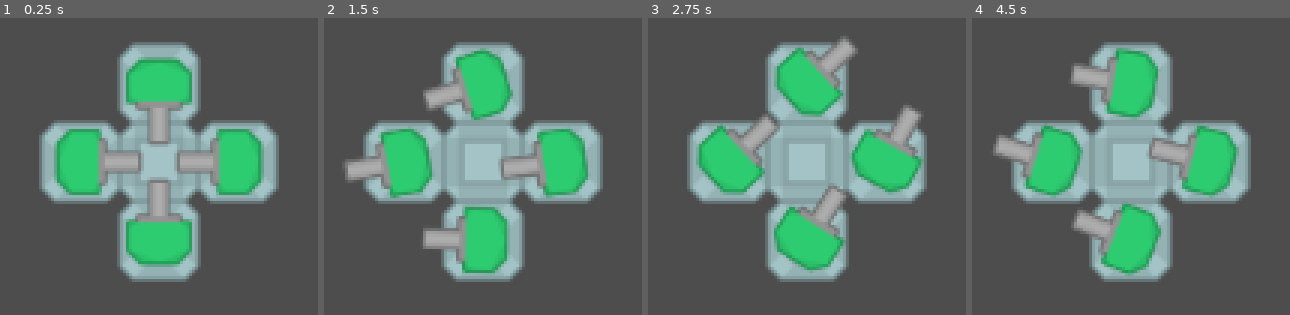
Above: before the commit, frames 1-4 (left to right).
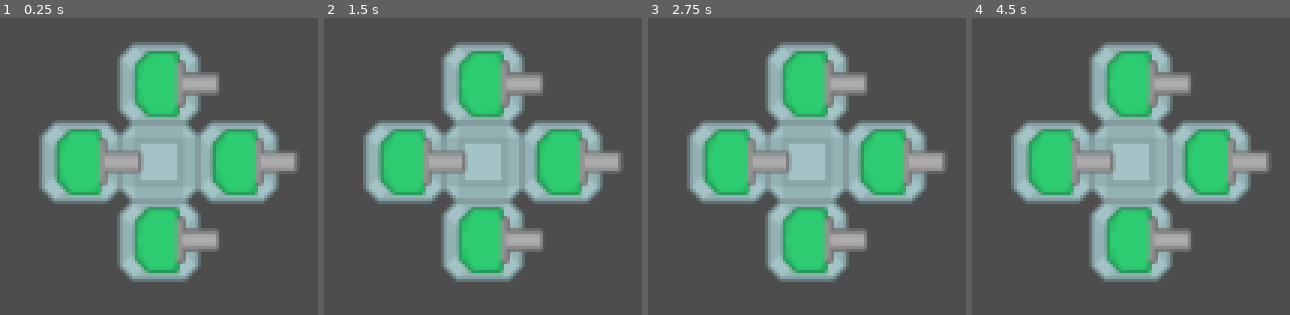
Above: after the commit, the same moments.

Repository: Quilfort/gamedevjs-2025
Game: Godot game, scene res://Scenes/battlefield.tscn
Two runs of this game, one before a commit and one after it. Both use one fixed random seed, a clock stepped at 60 frames per second and the inputs below.
Inputs (mouse positions are in pixels of both pictures, inside the frame that each line leads up to):
- Up to frame 1 (0.25 s): no input
- Up to frame 2 (1.5 s): tap Enter at 0.5 s; move the mouse to (outside the picture) at 0.52 s; tap Space at 1.25 s; move the mouse to (outside the picture) at 1.27 s
- Up to frame 3 (2.75 s): tap Enter at 2 s; move the mouse to (outside the picture) at 2.02 s
- Up to frame 4 (4.5 s): tap Space at 2.75, 4.25 s; move the mouse to (outside the picture) at 2.77 s; tap Enter at 3.5 s; move the mouse to (outside the picture) at 3.52 s; move the mouse to (outside the picture) at 4.27 s

The runs differ from the first frame. In frame 1, 9.5% of the frame differs, in the area x 39-94%, y 11-86%; in frame 2, 11%; in frame 3, 12%, in the area x 15-94%, y 6-86%; in frame 4, 11%.

Commit message:
Update Direction FOV Towers

Diff:
--- a/gamedev-2025/Scenes/Tower/tower_basic.tscn
+++ b/gamedev-2025/Scenes/Tower/tower_basic.tscn
@@ -10,10 +10,14 @@
 [node name="Base" type="Sprite2D" parent="."]
 texture = ExtResource("1_ja1oa")
 
-[node name="Turret" type="Sprite2D" parent="."]
+[node name="FOVArea" type="Area2D" parent="Base"]
+
+[node name="CollisionPolygon2D" type="CollisionPolygon2D" parent="Base/FOVArea"]
+
+[node name="Turret" type="Sprite2D" parent="Base"]
 unique_name_in_owner = true
 texture = ExtResource("2_yqusy")
 offset = Vector2(12, 0)
 
-[node name="Muzzle" type="Marker2D" parent="Turret"]
+[node name="Muzzle" type="Marker2D" parent="Base/Turret"]
 position = Vector2(43, 0)
--- a/gamedev-2025/Scenes/central_cube.tscn
+++ b/gamedev-2025/Scenes/central_cube.tscn
@@ -14,6 +14,7 @@
 position = Vector2(0, -25)
 
 [node name="NorthTowerBasic" parent="NorthSide" instance=ExtResource("3_3ws7f")]
+unique_name_in_owner = true
 position = Vector2(0, -25)
 
 [node name="NorthMarker" type="Marker2D" parent="NorthSide"]
--- a/gamedev-2025/Scripts/Tower/towers.gd
+++ b/gamedev-2025/Scripts/Tower/towers.gd
@@ -1,17 +1,53 @@
 extends Node2D
 
-# Called when the node enters the scene tree for the first time.
+enum FacingDirection { EAST, NORTH, WEST, SOUTH }
+
+# Angle map for the enum
+const DIRECTION_ANGLES := {
+	FacingDirection.EAST: 0.0,
+	FacingDirection.NORTH: 270.0,
+	FacingDirection.WEST: 180.0,
+	FacingDirection.SOUTH: 90.0
+}
+
+# Exported variables
+@export var facing_direction: FacingDirection = FacingDirection.SOUTH:
+	set(value):
+		facing_direction = value
+		_update_facing()
+
+@export var fov_angle: float = 90.0
+@export var fov_range: float = 200.0
+
+# Node references
+@onready var fov_area := $Base/FOVArea
+@onready var fov_polygon := $Base/FOVArea/CollisionPolygon2D
+
 func _ready() -> void:
-	pass # Replace with function body.
+	_update_facing()
+	generate_fov_shape()
 
+func _update_facing() -> void:
+	var angle: float = DIRECTION_ANGLES[facing_direction]
+	fov_area.rotation_degrees = angle
 
-# Called every frame. 'delta' is the elapsed time since the previous frame.
-func _process(delta: float) -> void:
-	pass
+func generate_fov_shape():
+	var points: Array[Vector2] = []
+	var half_angle = deg_to_rad(fov_angle / 2.0)
+	var segments = 20
+
+	points.append(Vector2.ZERO) # center point
+
+	for i in range(segments + 1):
+		var angle = -half_angle + i * ((half_angle * 2.0) / segments)
+		var x = cos(angle) * fov_range
+		var y = sin(angle) * fov_range
+		points.append(Vector2(x, y))
+
+	fov_polygon.polygon = points
 
 func _physics_process(delta: float) -> void:
 	turn()
 
 func turn():
 	var enemy_position = get_global_mouse_position()
-	%Turret.look_at(enemy_position)
--- a/gamedev-2025/Scripts/central_cube.gd
+++ b/gamedev-2025/Scripts/central_cube.gd
@@ -1,5 +1,14 @@
 extends Node2D
+
+enum FacingDirection { EAST, NORTH, WEST, SOUTH }
 
 func _ready() -> void:
 	# Center the cube in the middle of the screen
 	position = get_viewport_rect().size / 2
+	set_tower_facing_directions()
+
+func set_tower_facing_directions() -> void:
+	$NorthSide/NorthTowerBasic.facing_direction = FacingDirection.NORTH
+	$EastSide/EastTowerBasic.facing_direction = FacingDirection.EAST
+	$WestSide/WestTowerBasic.facing_direction = FacingDirection.WEST
+	$SouthSide/SouthTowerBasic.facing_direction = FacingDirection.SOUTH
